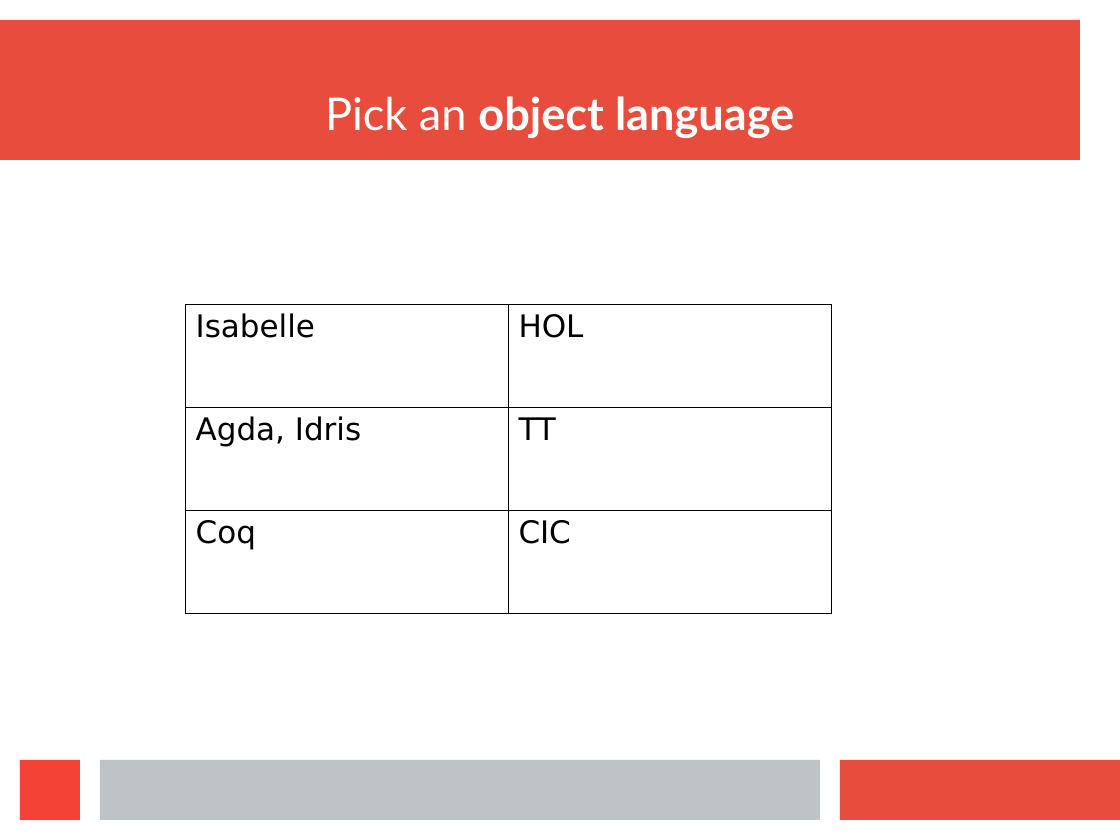
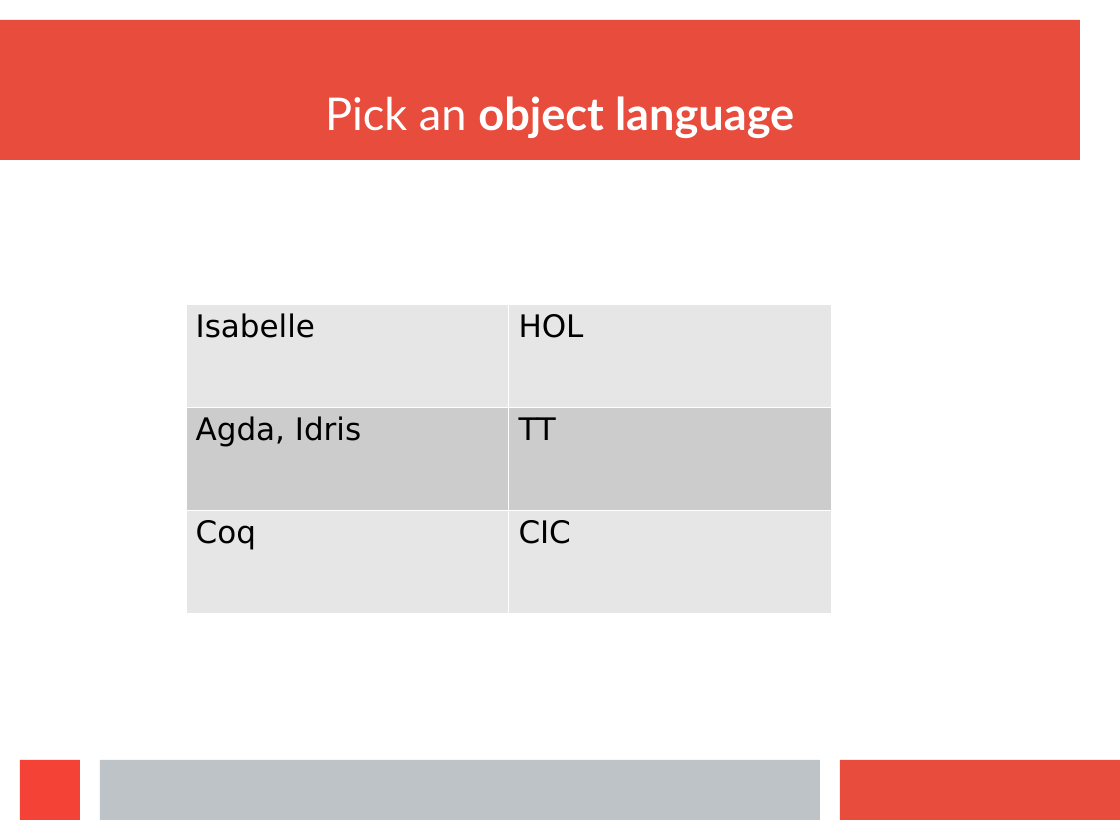
Before and after one commit to wilbowma/cur, a slide deck: slide 10 of hope-2016/slides.odp. Drawn at 1120x840 pixels with LibreOffice and Linux fonts; fonts in the diff are those of the drawing. Boxes give left, top, right and bottom in pixels: in the first picture for what was removed or moved away, otherwise in the second. Text is boxed around its words. In the diff, an @@ line names an element or a change of style, - is before the commit and + after.

```diff
--- a/hope-2016/slides.odp
+++ b/hope-2016/slides.odp
@@ table at (186, 304, 832, 613) @@
@@ fill none to #E6E6E6 in 4 cells @@
@@ fill none to #CCCCCC in row 2 @@
@@ borders changed @@
```
Also in this commit, not shown: 3 other slides changed, 3 slides added, 2 slides removed, 1 other file.
